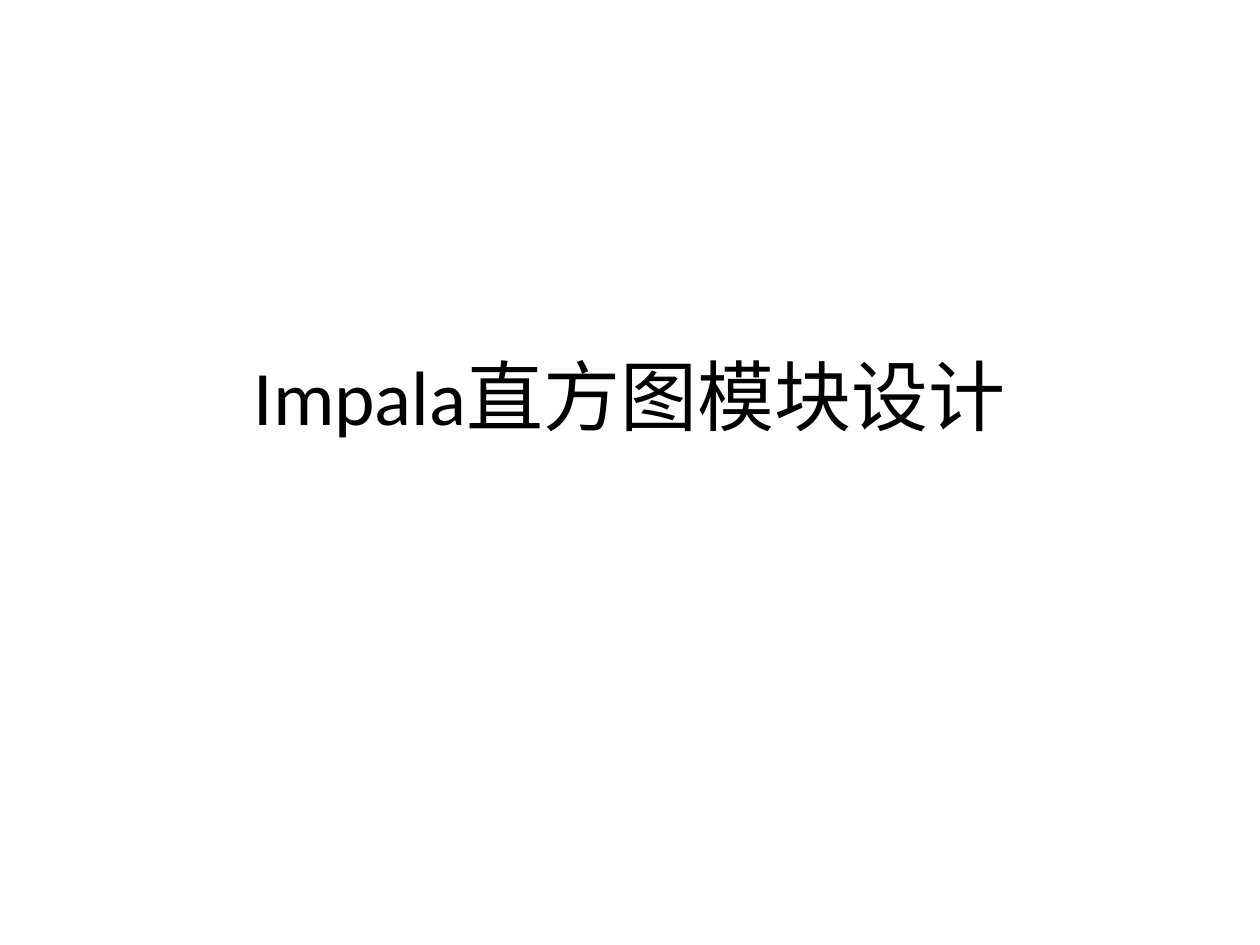
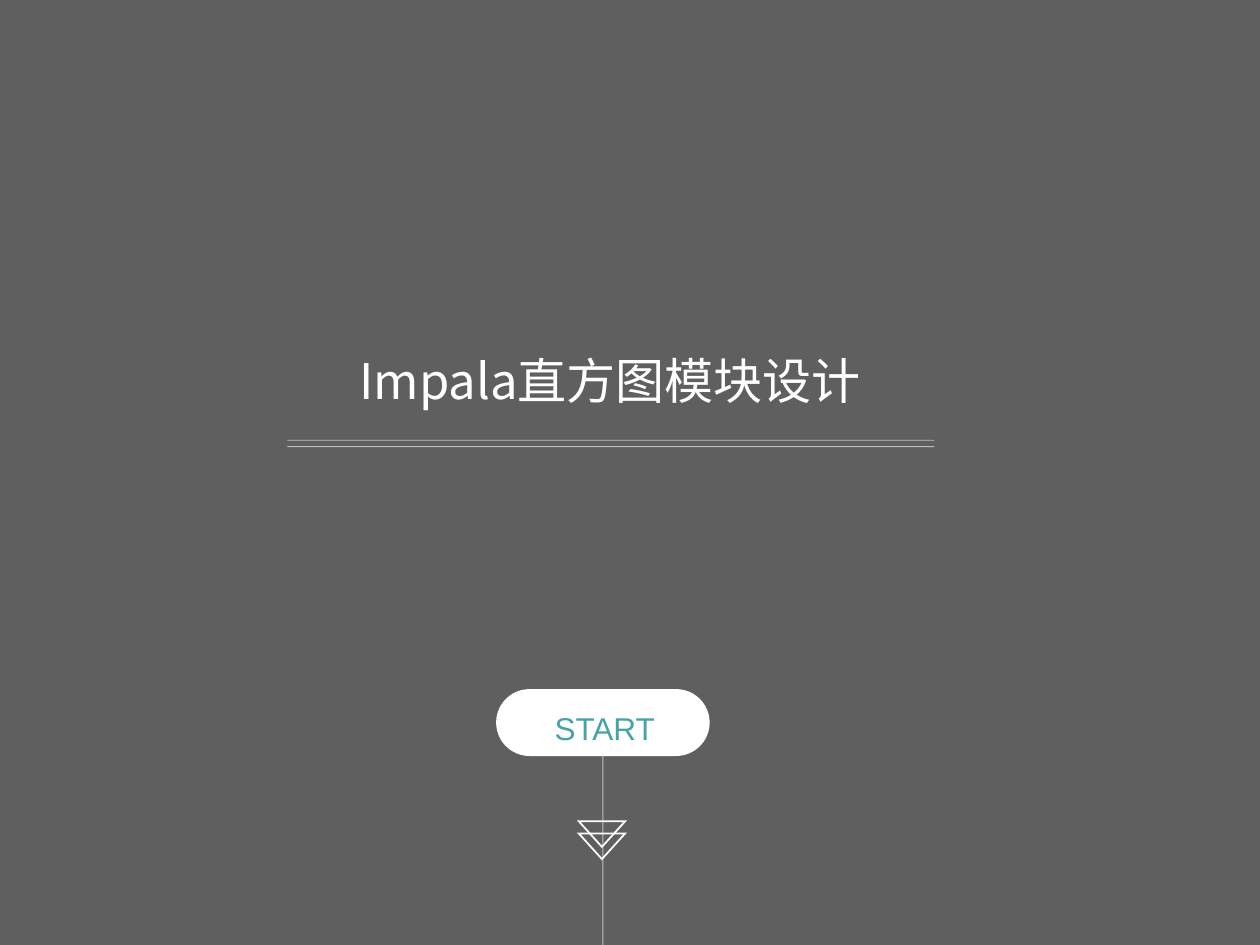
Before and after one commit to beautifulSoup/GraduateDesign, a slide deck: slide 1 of Impala直方图模块设计.pptx. Drawn at 1260x945 pixels with LibreOffice and Linux fonts; fonts in the diff are those of the drawing; background and template pictures are left out. Boxes give left, top, right and bottom in pixels: in the first picture for what was removed or moved away, otherwise in the second. Text is boxed around its words. In the diff, an @@ line names an element or a change of style, - is before the commit and + after.

Commit message:
finish the ppt of 4/15

```diff
--- a/Impala直方图模块设计.pptx
+++ b/Impala直方图模块设计.pptx
@@ background #FFFFFF to picture (left out) @@
@@ title "Impala直方图模块设计": place and size @@
-title "Impala直方图模块设计" at bbox=[254, 361, 1006, 438]
+title "Impala直方图模块设计" at bbox=[359, 358, 860, 410]
@@ title "Impala直方图模块设计" at bbox=[359, 358, 860, 410]: size 44 to 28 pt, font Calibri to Noto Sans CJK SC, text colour #000000 to #FFFFFF; vertical alignment middle to bottom @@
@@ line added from (287, 440) to (934, 440), #FFFFFF 0.5 pt @@
@@ line added from (287, 446) to (934, 446), #FFFFFF 0.5 pt @@
@@ rounded rectangle added at bbox=[496, 689, 709, 756], fill #FFFFFF @@
@@ text added at bbox=[555, 718, 655, 741], 18 pt, text #47A3A8 @@
+START
@@ line added from (602, 756) to (602, 945), #FFFFFF 0.5 pt @@
@@ triangle added at bbox=[578, 822, 625, 847], outline #FFFFFF 1 pt @@
@@ triangle added at bbox=[578, 834, 625, 859], outline #FFFFFF 1 pt @@
```
Also in this commit, not shown: 5 other slides changed, 4 slides added, 1 slide removed, 14 other files.
